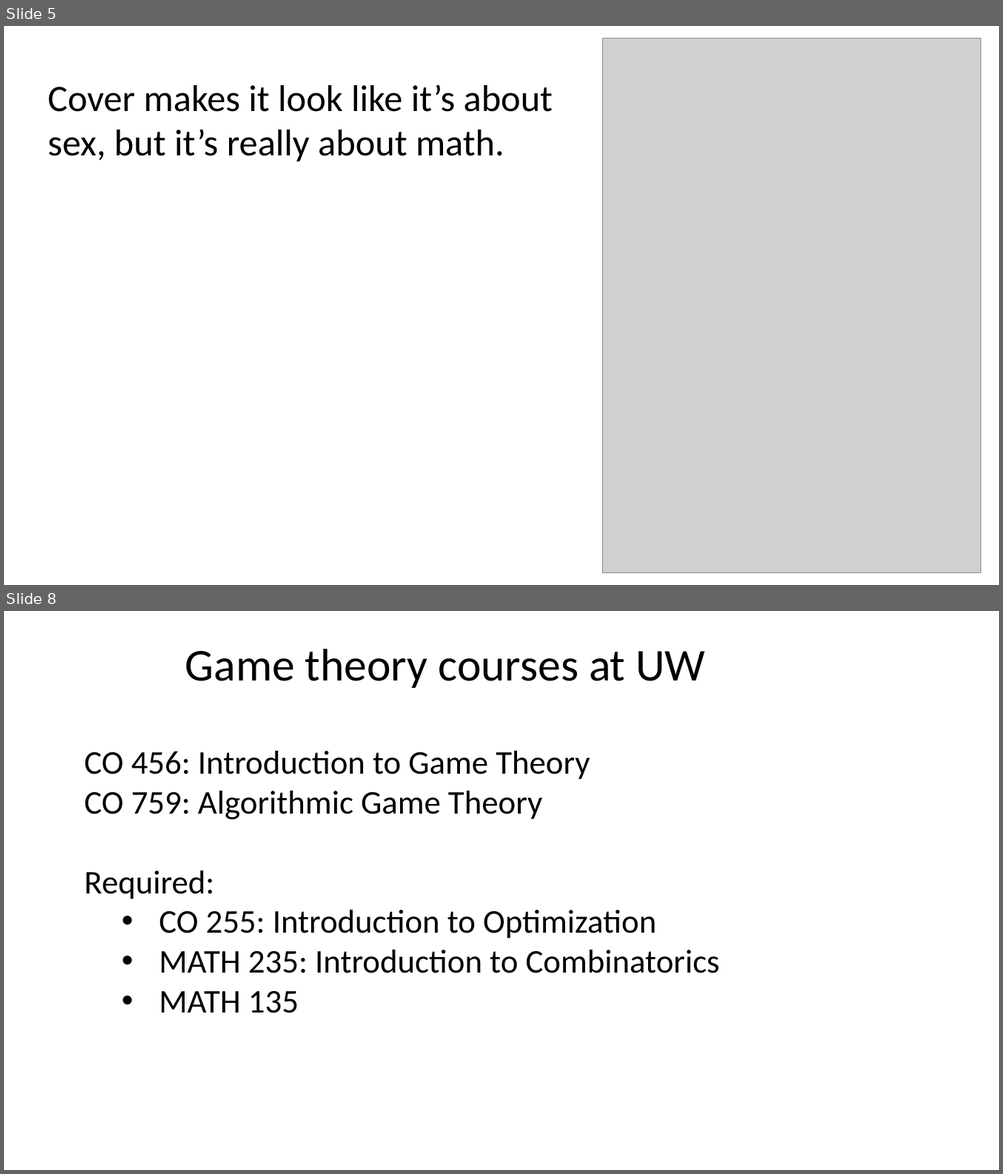
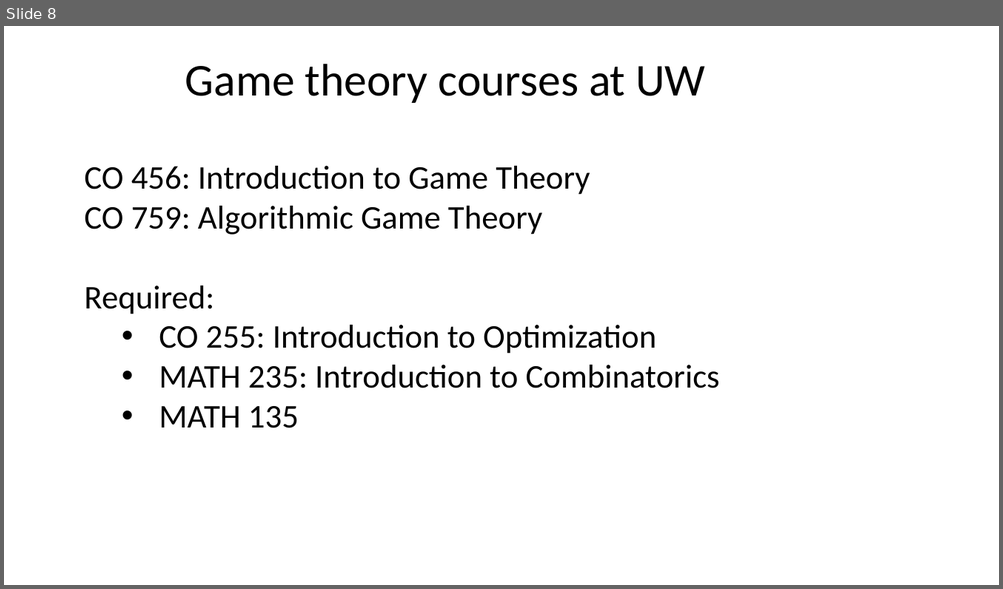
Before and after one commit to ndattani/Lecture_Notes, a slide deck: University_of_Waterloo/Fall_2021/MATH135/UW_Fall2021_MATH135_Lecture12.pptx. Shown one above the other, each under a label of ours: slides 5 and 8 before the commit, slide 8 after it; the slides between them are not shown. The pictures are 1003x1174 and 1003x589 pixels, drawn with LibreOffice and Linux fonts; fonts in the diff are those of the drawing; grey boxes stand for pictures. Boxes give left, top, right and bottom in pixels: in the first picture for what was removed or moved away, otherwise in the second. Text is boxed around its words. In the diff, an @@ line names an element or a change of style, - is before the commit and + after.

```diff
--- a/University_of_Waterloo/Fall_2021/MATH135/UW_Fall2021_MATH135_Lecture12.pptx
+++ b/University_of_Waterloo/Fall_2021/MATH135/UW_Fall2021_MATH135_Lecture12.pptx
@@ slide 5 removed at (4,26,999,585), background #FFFFFF @@
@@ picture removed at (603,38,981,573) @@
@@ text removed at (48,84,552,161) @@
-Cover makes it look like it’s about sex, but it’s really about math.
```
Also in this commit, not shown: 1 slide changed, 3 slides added, 26 other slides removed.
